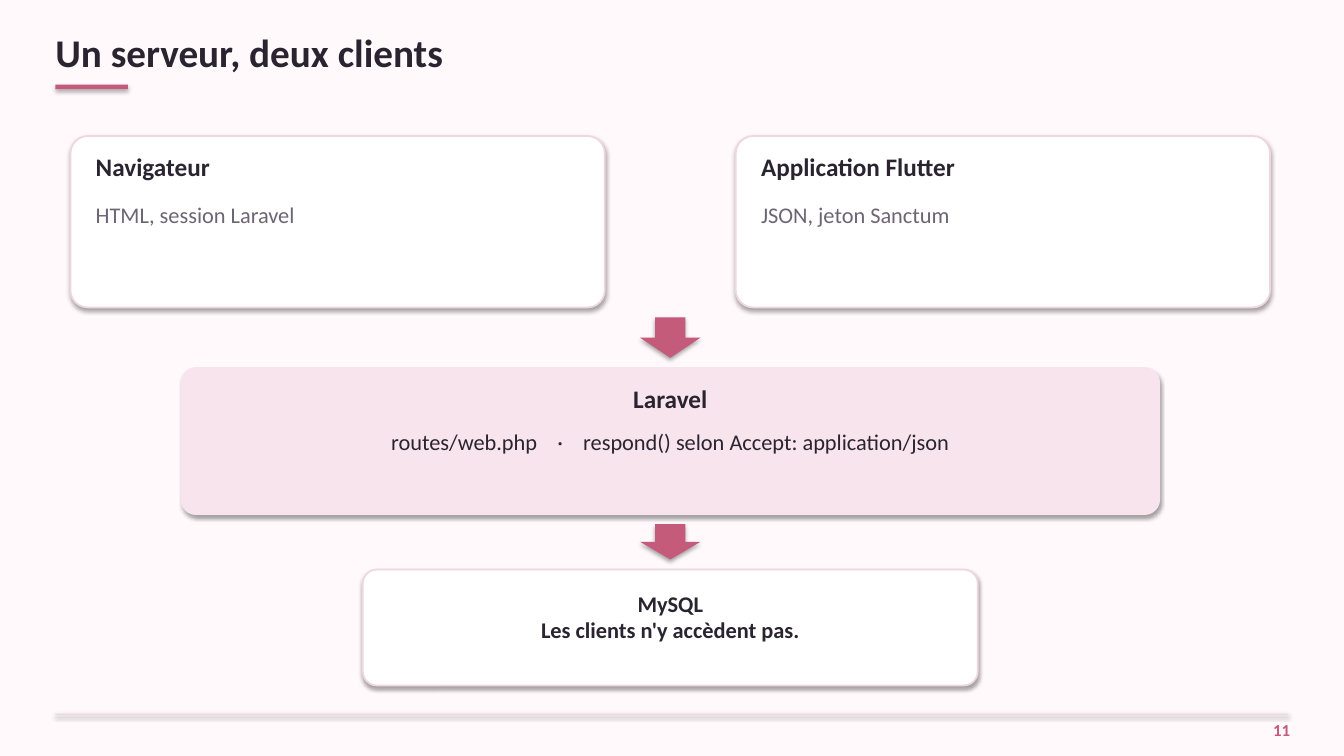
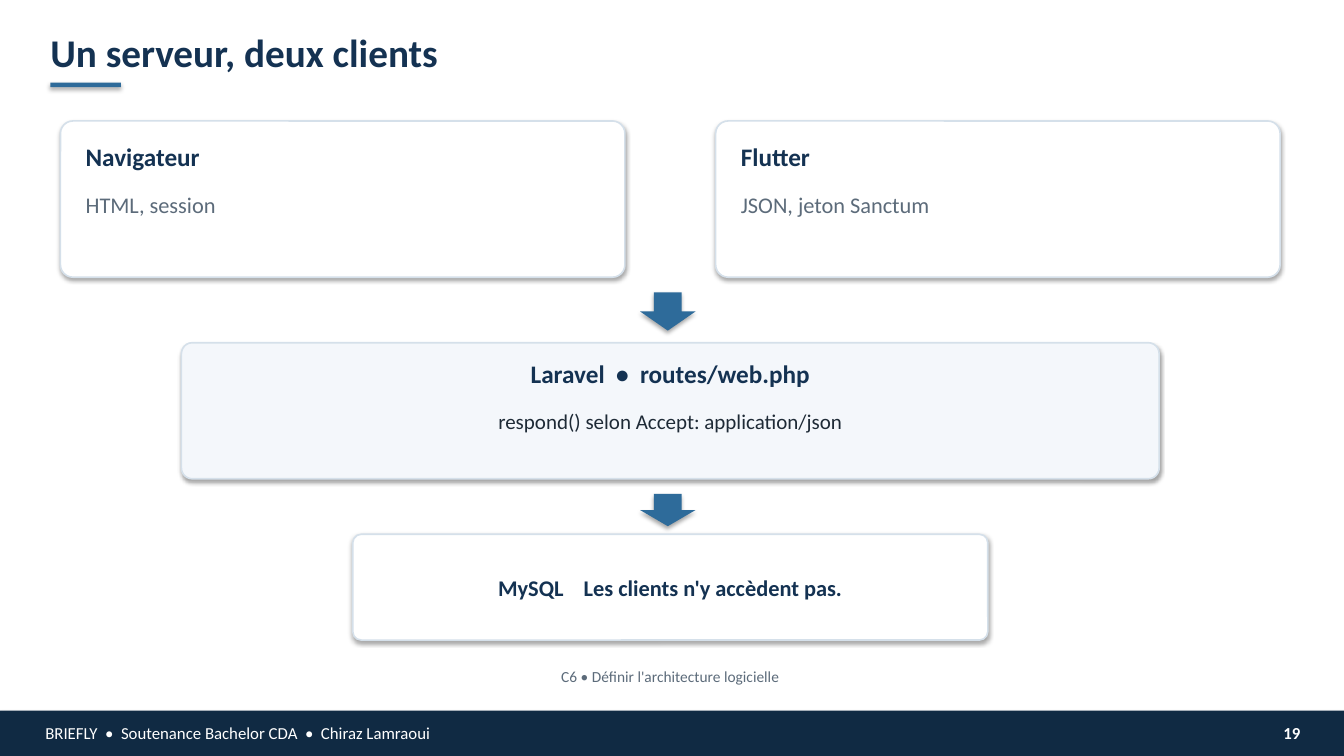
Before and after one commit to chirazlamraoui/Briefly, a slide deck: slide 19 of docs/soutenance/Briefly-soutenance.pptx (slide 11 before the commit). Drawn at 1344x756 pixels with LibreOffice and Linux fonts; fonts in the diff are those of the drawing. Boxes give left, top, right and bottom in pixels: in the first picture for what was removed or moved away, otherwise in the second. Text is boxed around its words. In the diff, an @@ line names an element or a change of style, - is before the commit and + after.

```diff
--- a/docs/soutenance/Briefly-soutenance.pptx
+++ b/docs/soutenance/Briefly-soutenance.pptx
@@ rectangle at (x1=0, y1=0, x2=1344, y2=756): fill #FFF9FB to #FFFFFF @@
@@ text "Un serveur, deux clients" at (x1=50, y1=39, x2=438, y2=72): text colour #2A2430 to #143252; more space between paragraphs @@
@@ rectangle moved from (x1=55, y1=85, x2=128, y2=89) to (x1=50, y1=83, x2=121, y2=87) @@
@@ rounded rectangle resized from (x1=71, y1=136, x2=605, y2=308) to (x1=60, y1=121, x2=625, y2=277) @@
@@ text "Navigateur" moved from (x1=96, y1=158, x2=210, y2=181) to (x1=86, y1=148, x2=200, y2=171) @@
@@ text "Navigateur" at (x1=86, y1=148, x2=200, y2=171): text colour #2A2430 to #143252; more space between paragraphs @@
@@ rounded rectangle resized from (x1=736, y1=136, x2=1270, y2=308) to (x1=716, y1=121, x2=1280, y2=277) @@
@@ text at (x1=741, y1=148, x2=810, y2=166): text changed; text colour #2A2430 to #143252 @@
-Application Flutter
+Flutter
@@ text at (x1=86, y1=197, x2=216, y2=216): text changed; text colour #6E6573 to #5C6B7A @@
-HTML, session Laravel
+HTML, session
@@ text "JSON, jeton Sanctum" moved from (x1=761, y1=207, x2=949, y2=227) to (x1=741, y1=197, x2=929, y2=217) @@
@@ text "JSON, jeton Sanctum" at (x1=741, y1=197, x2=929, y2=217): text colour #6E6573 to #5C6B7A; more space between paragraphs @@
@@ down arrow resized from (x1=640, y1=318, x2=701, y2=358) to (x1=640, y1=292, x2=696, y2=331) @@
@@ rounded rectangle resized from (x1=181, y1=368, x2=1159, y2=514) to (x1=181, y1=343, x2=1159, y2=479) @@
@@ rounded rectangle at (x1=181, y1=343, x2=1159, y2=479): fill #F8E4EC to #F4F7FB; outline #F8E4EC 1.25 pt to #D5E0EA 1.15 pt; proportions changed @@
@@ text at (x1=531, y1=365, x2=810, y2=387): text changed; text colour #2A2430 to #143252 @@
-Laravel
+Laravel • routes/web.php
@@ text at (x1=498, y1=414, x2=842, y2=433): text changed; size 16 to 15 pt; text colour #2A2430 to #1E2A36 @@
-routes/web.php · respond() selon Accept: application/json
+respond() selon Accept: application/json
@@ fill #C45B7A to #2E6B9A in 3 elements at (x1=50, y1=83, x2=121, y2=87), (x1=640, y1=292, x2=696, y2=331), (x1=640, y1=494, x2=696, y2=526) @@
@@ down arrow resized from (x1=640, y1=524, x2=701, y2=560) to (x1=640, y1=494, x2=696, y2=526) @@
@@ outline #F0D6E0 1.25 pt to #D5E0EA 1.15 pt; proportions changed in 3 elements at (x1=60, y1=121, x2=625, y2=277), (x1=716, y1=121, x2=1280, y2=277), (x1=353, y1=534, x2=988, y2=640) @@
@@ rounded rectangle resized from (x1=363, y1=570, x2=978, y2=686) to (x1=353, y1=534, x2=988, y2=640) @@
@@ text "MySQL Les clients n'y accèdent ..." at (x1=498, y1=580, x2=842, y2=600): vertical alignment top to middle @@
@@ text at (x1=498, y1=580, x2=842, y2=600): text changed; text colour #2A2430 to #143252 @@
-MySQL
-Les clients n'y accèdent pas.
+MySQL Les clients n'y accèdent pas.
@@ text added at (x1=561, y1=671, x2=779, y2=685), 11 pt, text #5C6B7A @@
+C6 • Définir l'architecture logicielle
@@ rectangle resized from (x1=55, y1=714, x2=1289, y2=715) to (x1=0, y1=711, x2=1344, y2=756) @@
@@ rectangle at (x1=0, y1=711, x2=1344, y2=756): fill #F0D6E0 to #102A43 @@
@@ text added at (x1=45, y1=727, x2=430, y2=739), 12 pt, text #FFFFFF @@
+BRIEFLY • Soutenance Bachelor CDA • Chiraz Lamraoui
@@ text removed at (x1=1273, y1=725, x2=1290, y2=736) @@
-11
@@ text added at (x1=1283, y1=728, x2=1300, y2=739), 12 pt, text #FFFFFF, bold @@
+19
```
Also in this commit, not shown: 8 other slides changed, 23 slides added, 11 slides removed, 1 other file.
